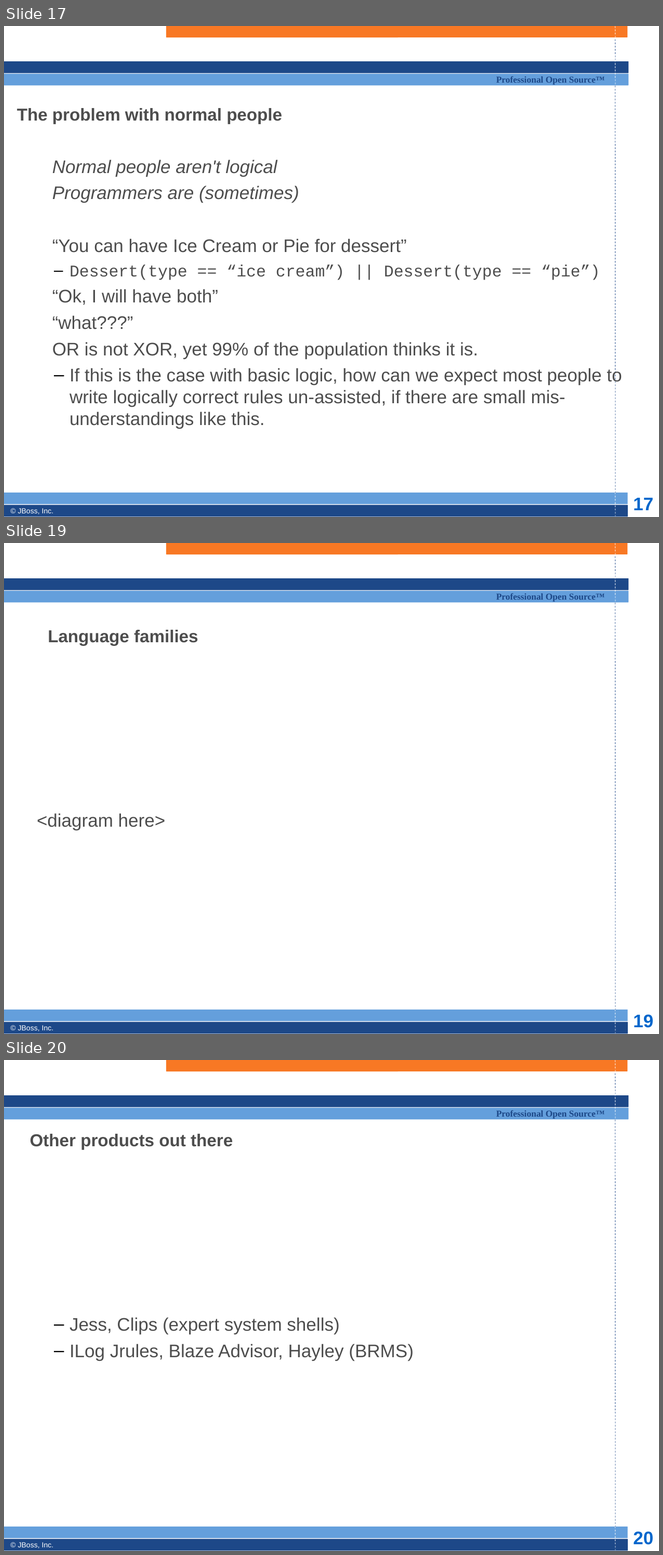
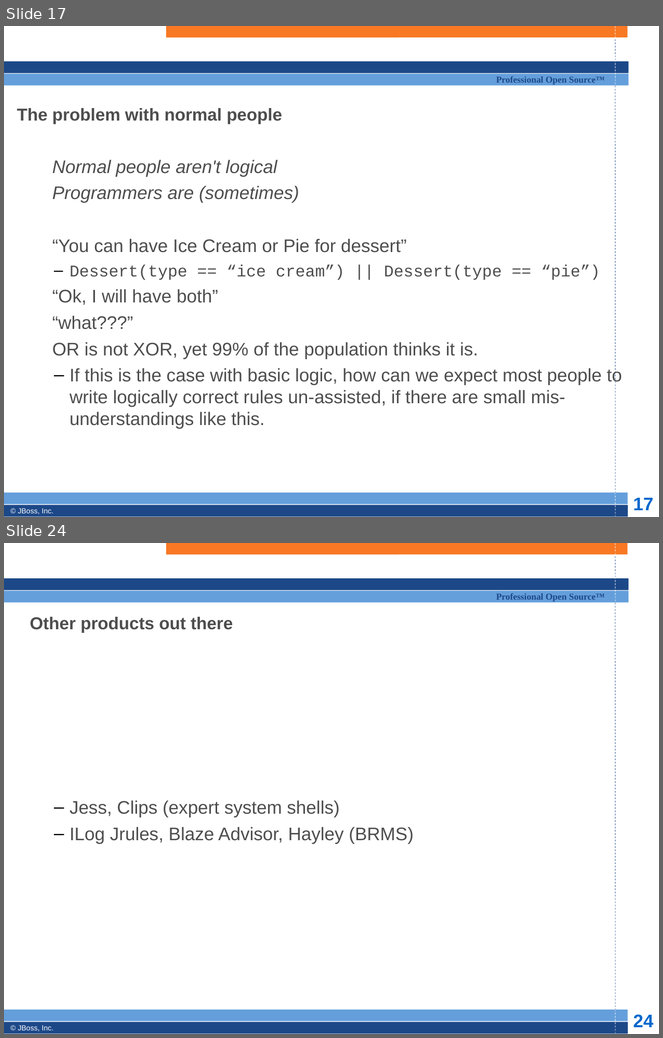
Before and after one commit to bobmcwhirter/drools, a slide deck: documentation/training/developers-course/Module 1 - Introduction.odp. Shown one above the other, each under a label of ours: slides 17, 19 and 20 before the commit, slides 17 and 24 after it; the slides between them are not shown. The pictures are 663x1555 and 663x1038 pixels, drawn with LibreOffice and Linux fonts; fonts in the diff are those of the drawing; background and template pictures are left out. Boxes give left, top, right and bottom in pixels: in the first picture for what was removed or moved away, otherwise in the second. Text is boxed around its words. In the diff, an @@ line names an element or a change of style, - is before the commit and + after.

```diff
--- a/documentation/training/developers-course/Module 1 - Introduction.odp
+++ b/documentation/training/developers-course/Module 1 - Introduction.odp
@@ slide 19 removed at [4, 543, 659, 1034], background #FFFFFF; not listed: 13 template elements that a slide beside it also shows @@
@@ title removed at [48, 630, 198, 646] @@
-Language families
@@ subtitle removed at [37, 813, 165, 831] @@
-<diagram here>
@@ what was slide 20 is now slide 24 @@
@@ page number at [633, 1015, 653, 1028]: text changed @@
-20
+24
```
Also in this commit, not shown: 1 slide changed, 5 slides added, 1 other file.
